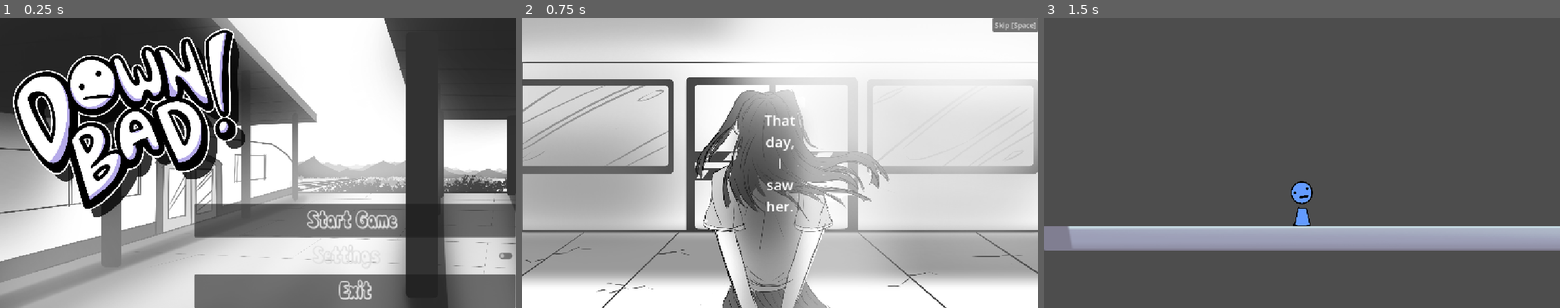
Above: before the commit, frames 1-3 (left to right).
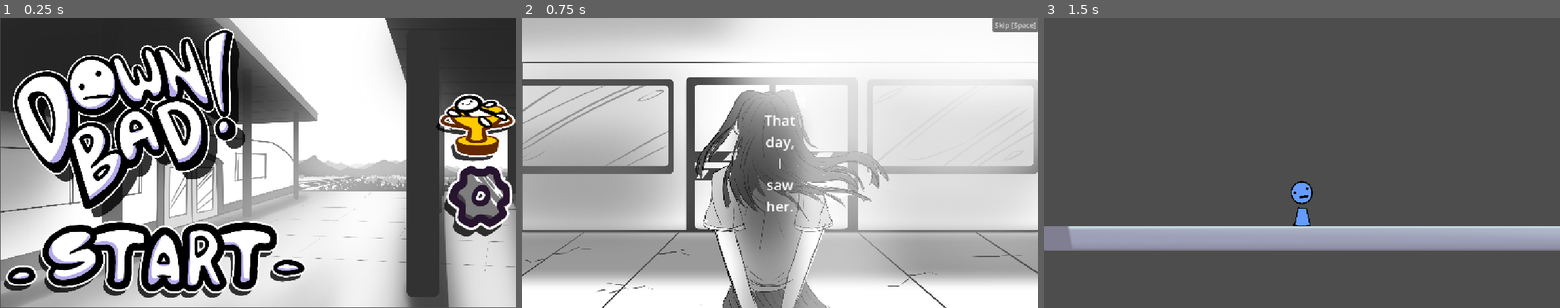
Above: after the commit, the same moments.

Repository: average4136/head-over-heels-game
Game: Godot game, scene res://Scenes/main_menu.tscn
Same seed, same stepped clock (60 frames per second), same inputs: the game is played once before the commit and once after it.
Inputs (mouse positions are in pixels of both pictures, inside the frame that each line leads up to; where the layout moved, square brackets give the same spot in the first picture):
- Up to frame 1 (0.25 s): no input
- Up to frame 2 (0.75 s): click (671, 252) [878, 221] at 0.5 s
- Up to frame 3 (1.5 s): click "Skip [Space]" at 1.25 s

The runs differ from the first frame. In frame 1, 28% of the frame differs, in the area x 0-100%, y 0-100%; in frame 2, nothing differs; in frame 3, nothing differs.

Commit message:
Added all assets for Main menu

Diff:
--- a/Scenes/main_menu.tscn
+++ b/Scenes/main_menu.tscn
@@ -3,6 +3,9 @@
 [ext_resource type="Texture2D" uid="uid://8vg5q24vuvkp" path="res://Assets/Cutscenes/Ending_Cutscene.png" id="1_1ehe0"]
 [ext_resource type="FontFile" uid="uid://d4gh6b7fwfnwd" path="res://Assets/Font/Comic_White_Rabbit_.otf" id="2_48xlc"]
 [ext_resource type="Texture2D" uid="uid://cdwckcet2rg5j" path="res://Assets/DownBad_Logo_V0.5.png" id="4_ce3w2"]
+[ext_resource type="Texture2D" uid="uid://ba5m6iukkbsdj" path="res://Assets/settings.png" id="4_n45e2"]
+[ext_resource type="Texture2D" uid="uid://faotn6rhd2av" path="res://Assets/start.png" id="4_opfnp"]
+[ext_resource type="Texture2D" uid="uid://bnrequoxvuipw" path="res://Assets/leaderboard.png" id="6_opfnp"]
 
 [sub_resource type="GDScript" id="GDScript_n45e2"]
 script/source = "extends Control
@@ -13,9 +16,6 @@
 func _on_check_button_pressed() -> void:
 	get_tree().change_scene_to_file(\"res://Scenes/settings.tscn\")
 
-
-func _on_button_exit_pressed() -> void:
-	get_tree().quit()
 
 
 func _ready():
@@ -41,6 +41,10 @@
 			]
 		else:
 			label.text = \"%d. ---\" % (i + 1)
+
+
+func _on_settings_button_pressed() -> void:
+	get_tree().change_scene_to_file(\"res://Scenes/leaderboard_container.tscn\")
 "
 
 [node name="Main_Menu" type="Control" unique_id=435935605]
@@ -57,11 +61,16 @@
 anchors_preset = 15
 anchor_right = 1.0
 anchor_bottom = 1.0
+offset_left = 2.0
+offset_top = -3.0
+offset_right = 2.0
+offset_bottom = -3.0
 grow_horizontal = 2
 grow_vertical = 2
 texture = ExtResource("1_1ehe0")
 expand_mode = 1
 stretch_mode = 6
+metadata/_edit_lock_ = true
 
 [node name="MenuButtons" type="VBoxContainer" parent="." unique_id=1665469877]
 layout_mode = 1
@@ -70,33 +79,12 @@
 anchor_top = 1.0
 anchor_right = 1.0
 anchor_bottom = 1.0
-offset_left = -717.55707
-offset_top = -233.0
+offset_left = -718.0
+offset_top = -238.0
+offset_right = -0.4428711
+offset_bottom = -5.0
 grow_horizontal = 0
 grow_vertical = 0
-
-[node name="Startbutton" type="Button" parent="MenuButtons" unique_id=1122144363]
-layout_mode = 2
-theme_override_fonts/font = ExtResource("2_48xlc")
-theme_override_font_sizes/font_size = 50
-action_mode = 0
-button_mask = 5
-text = "Start Game "
-
-[node name="Settings button" type="CheckButton" parent="MenuButtons" unique_id=1857087957]
-layout_mode = 2
-size_flags_vertical = 4
-theme_override_fonts/font = ExtResource("2_48xlc")
-theme_override_font_sizes/font_size = 50
-text = " Settings "
-alignment = 1
-
-[node name="ExitButton" type="Button" parent="MenuButtons" unique_id=993245516]
-layout_mode = 2
-theme_override_fonts/font = ExtResource("2_48xlc")
-theme_override_font_sizes/font_size = 50
-button_mask = 5
-text = "Exit"
 
 [node name="CanvasLayer" type="CanvasLayer" parent="." unique_id=90277366]
 
@@ -106,6 +94,56 @@
 scale = Vector2(0.28, 0.28)
 texture = ExtResource("4_ce3w2")
 
-[connection signal="pressed" from="MenuButtons/Startbutton" to="." method="_on_button_pressed"]
-[connection signal="pressed" from="MenuButtons/Settings button" to="." method="_on_check_button_pressed"]
-[connection signal="pressed" from="MenuButtons/ExitButton" to="." method="_on_button_exit_pressed"]
+[node name="Startbutton" type="Button" parent="." unique_id=1122144363]
+layout_mode = 0
+offset_left = 52.0
+offset_top = 431.0
+offset_right = 622.0
+offset_bottom = 620.0
+theme_override_fonts/font = ExtResource("2_48xlc")
+theme_override_font_sizes/font_size = 50
+action_mode = 0
+button_mask = 5
+flat = true
+
+[node name="Start" type="Sprite2D" parent="Startbutton" unique_id=1680684949]
+position = Vector2(294, 108)
+scale = Vector2(0.5323599, 0.540625)
+texture = ExtResource("4_opfnp")
+
+[node name="Settings button" type="CheckButton" parent="." unique_id=1857087957]
+layout_mode = 0
+offset_left = 1007.0
+offset_top = 342.0
+offset_right = 1154.0
+offset_bottom = 476.0
+size_flags_vertical = 4
+theme_override_fonts/font = ExtResource("2_48xlc")
+theme_override_font_sizes/font_size = 50
+alignment = 1
+
+[node name="Settings" type="Sprite2D" parent="Settings button" unique_id=51740853]
+position = Vector2(60.999977, 65)
+scale = Vector2(0.5332163, 0.5995455)
+texture = ExtResource("4_n45e2")
+
+[node name="CheckButton" type="CheckButton" parent="." unique_id=920543323]
+layout_mode = 1
+anchors_preset = -1
+anchor_left = 0.85200006
+anchor_top = 0.26200002
+anchor_right = 0.99700004
+anchor_bottom = 0.483
+offset_left = -0.50408936
+offset_top = 0.22398376
+offset_right = 0.45593262
+offset_bottom = 0.015991211
+
+[node name="Leaderboard" type="Sprite2D" parent="CheckButton" unique_id=1413498083]
+position = Vector2(81.15625, 74.71875)
+scale = Vector2(0.66047955, 0.48568562)
+texture = ExtResource("6_opfnp")
+
+[connection signal="pressed" from="Startbutton" to="." method="_on_button_pressed"]
+[connection signal="pressed" from="Settings button" to="." method="_on_settings_button_pressed"]
+[connection signal="pressed" from="CheckButton" to="." method="_on_settings_button_pressed"]
Binary file added: Assets/leaderboard.png
Not shown, added: Assets/leaderboard.png.import
Binary file added: Assets/settings.png
Not shown, added: Assets/settings.png.import
Binary file added: Assets/start.png
Not shown, added: Assets/start.png.import
